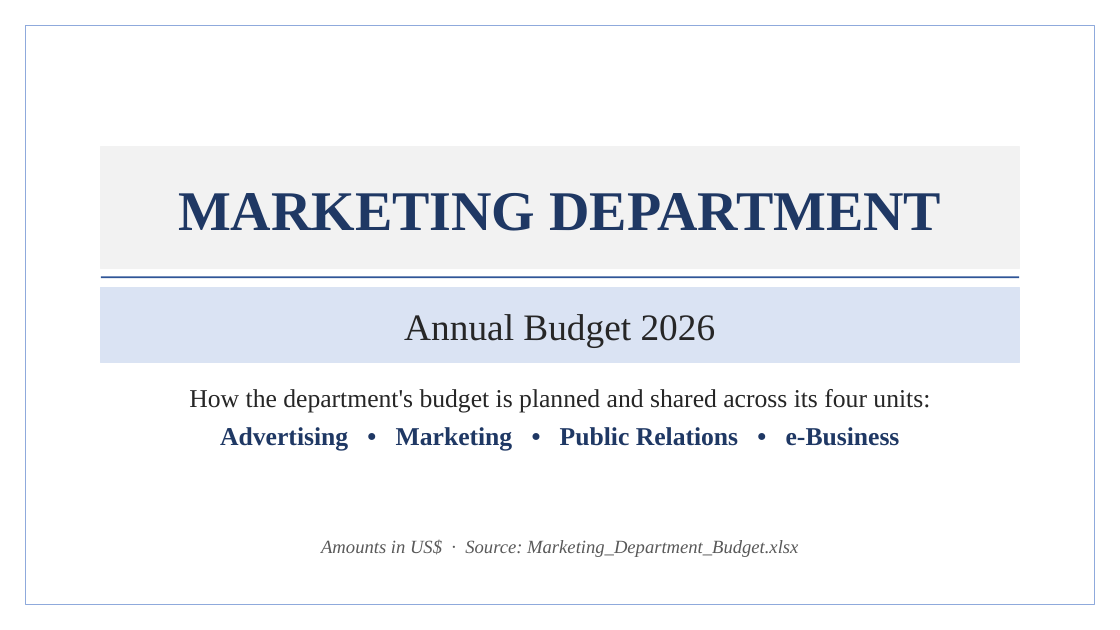
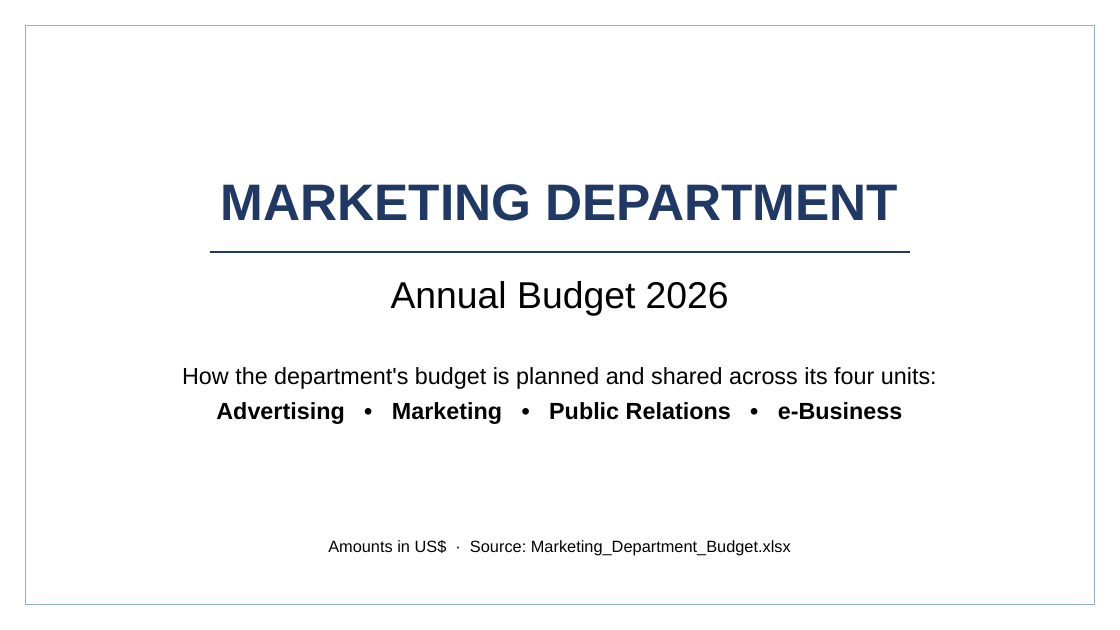
Before and after one commit to BadboyVee/BlackHoleeee, a slide deck: slide 1 of marketing-budget/Marketing_Department_Budget.pptx. Drawn at 1120x630 pixels with LibreOffice and Linux fonts; fonts in the diff are those of the drawing. Boxes give left, top, right and bottom in pixels: in the first picture for what was removed or moved away, otherwise in the second. Text is boxed around its words. In the diff, an @@ line names an element or a change of style, - is before the commit and + after.

```diff
--- a/marketing-budget/Marketing_Department_Budget.pptx
+++ b/marketing-budget/Marketing_Department_Budget.pptx
@@ rectangle removed at <box>101,147,1019,269</box> @@
@@ text "MARKETING DEPARTMENT": place and size @@
-text "MARKETING DEPARTMENT" at <box>178,193,941,231</box>
+text "MARKETING DEPARTMENT" at <box>221,184,898,221</box>
@@ text "MARKETING DEPARTMENT" at <box>221,184,898,221</box>: size 48 to 44 pt, font Times New Roman to Arial @@
@@ text "Annual Budget 2026": place and size @@
-text "Annual Budget 2026" at <box>404,314,716,347</box>
+text "Annual Budget 2026" at <box>391,281,729,316</box>
@@ text "Annual Budget 2026" at <box>391,281,729,316</box>: font Times New Roman to Arial, text colour #262626 to #000000 @@
@@ line moved from (101, 277) - (1019, 277) to (210, 252) - (910, 252) @@
@@ line (210, 252) - (910, 252): stroke #2F5597 1.5 pt to #1F3864 1.5 pt @@
@@ rectangle removed at <box>101,287,1019,363</box> @@
@@ text "How the department's budget is ...": place and size @@
-text "How the department's budget is ..." at <box>189,389,930,451</box>
+text "How the department's budget is ..." at <box>182,367,937,424</box>
@@ text "How the department's budget is ..." at <box>182,367,937,424</box>: size 22 to 20 pt, font Times New Roman to Arial; text colour #262626 to #000000 in "How the department's budget is planned and ..."; text colour #1F3864 to #000000 in "Advertising • Marketing • Public Relations • ..." @@
@@ text "Amounts in US$ · Source: ...": place and size @@
-text "Amounts in US$ · Source: ..." at <box>321,540,798,557</box>
+text "Amounts in US$ · Source: ..." at <box>328,540,791,556</box>
@@ text "Amounts in US$ · Source: ..." at <box>328,540,791,556</box>: size 16 to 14 pt, font Times New Roman to Arial, text colour #595959 to #000000, italic off @@
```
Also in this commit, not shown: 8 other slides changed, 4 other files.
